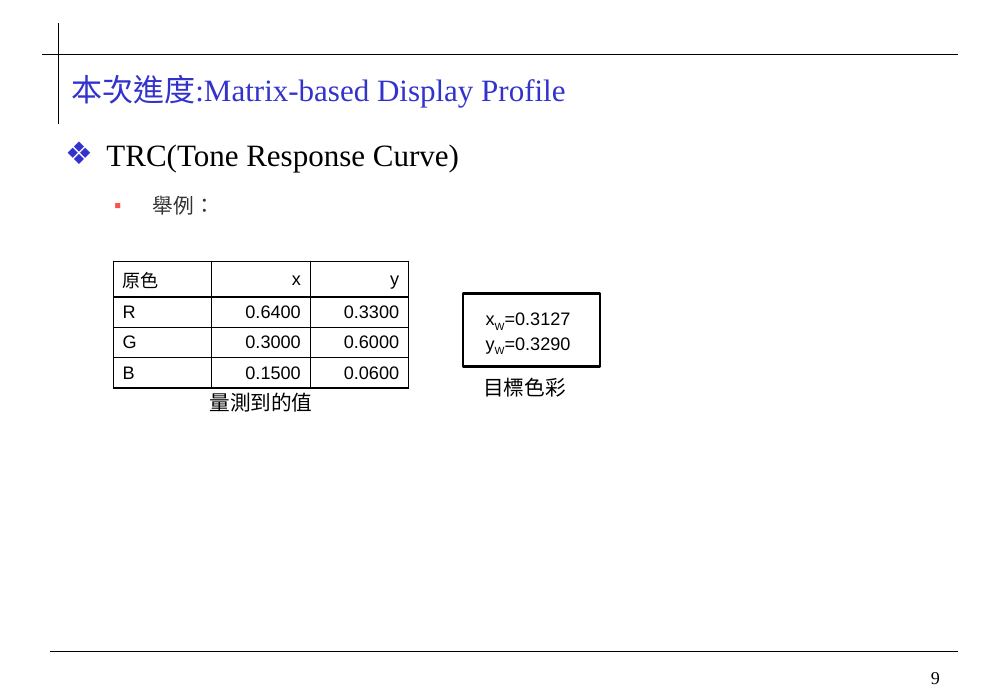
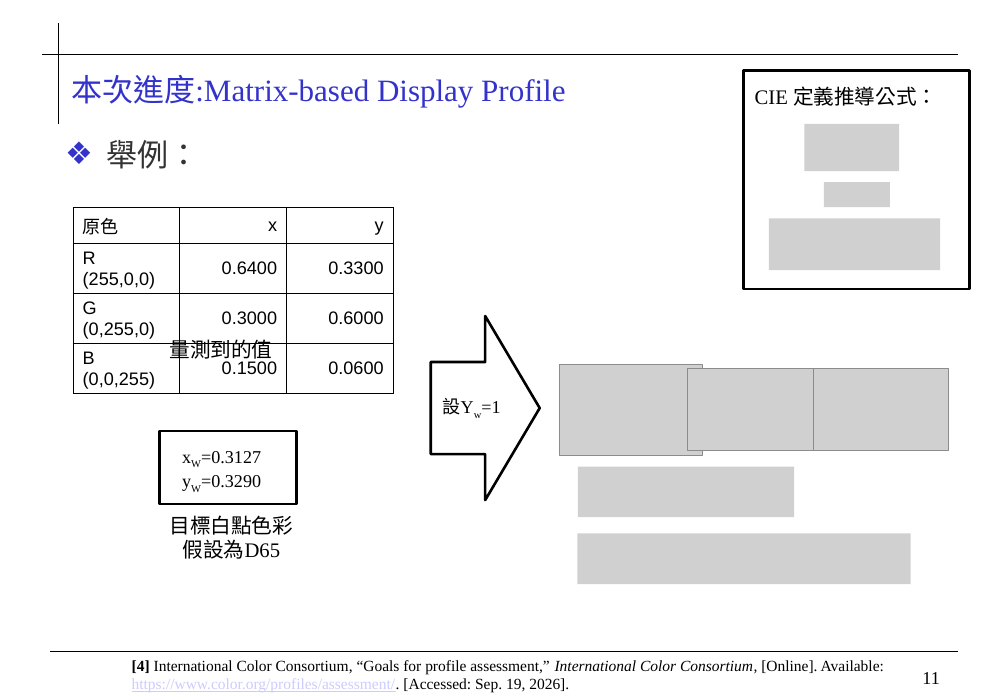
Before and after one commit to 0ilasis0/home, a slide deck: slide 11 of ICCPROFILE.pptx (slide 9 before the commit). Drawn at 1008x698 pixels with LibreOffice and Linux fonts; fonts in the diff are those of the drawing; grey boxes stand for pictures; background and template pictures are left out. Boxes give left, top, right and bottom in pixels: in the first picture for what was removed or moved away, otherwise in the second. Text is boxed around its words. In the diff, an @@ line names an element or a change of style, - is before the commit and + after.

```diff
--- a/ICCPROFILE.pptx
+++ b/ICCPROFILE.pptx
@@ group added at (744,71,970,289): 3 pictures, 1 rectangle, 1 text @@
+CIE 定義推導公式：
@@ text "舉例：" at (106,140,199,169): size 16 to 24 pt; bullet ▪ to ❖; line spacing 30pt to 1; bullet colour #FF5050 to #3333CC @@
@@ text at (106,144,459,172): paragraph removed @@
-  ❖ TRC(Tone Response Curve)
@@ table at (74,208,395,393) @@
-row 2, column 1: R
+row 2, column 1: R (255,0,0)
-row 3, column 1: G
+row 3, column 1: G (0,255,0)
-row 4, column 1: B
+row 4, column 1: B (0,0,255)
@@ table: place and size @@
-table at (114,262,410,385)
+table at (74,208,395,393)
@@ right arrow added at (431,316,540,501), fill #FFFFFF, outline #000000 2 pt, 14 pt, text #000000 @@
+設Yw=1
@@ text "量測到的值": place and size @@
-text "量測到的值" at (209,392,312,412)
+text "量測到的值" at (169,336,272,362)
@@ text "量測到的值" at (169,336,272,362): font Arial to Times New Roman @@
@@ picture added at (559,365,703,456) @@
@@ picture added at (688,369,813,450) @@
@@ picture added at (813,369,949,450) @@
@@ rectangle: place and size @@
-rectangle at (463,293,599,366)
+rectangle at (159,431,296,504)
@@ text "xW=0.3127" at (201,451,261,488): font Arial to Times New Roman @@
@@ text "xW=0.3127": place and size @@
-text "xW=0.3127" at (505,312,571,350)
+text "xW=0.3127" at (201,451,261,488)
@@ picture added at (578,466,794,517) @@
@@ text at (170,515,294,559): text changed; font Arial to Times New Roman @@
-目標色彩
+目標白點色彩
+假設為D65
@@ picture added at (577,533,910,584) @@
@@ text added at (132,660,884,693), 12 pt, text #000000 @@
+[4] International Color Consortium, “Goals for profile assessment,” International Color Consortium, [Online]. Available: https://www.color.org/profiles/assessment/. [Accessed: Sep. 19, 2026].
@@ page number at (922,672,939,684): text changed @@
-9
+11
```
Also in this commit, not shown: 2 other slides changed, 5 slides added, 1 other file.
